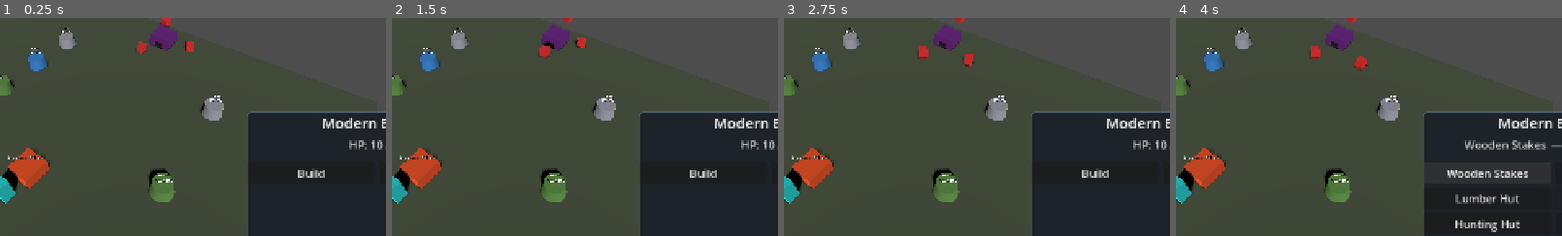
Above: before the commit, frames 1-4 (left to right).
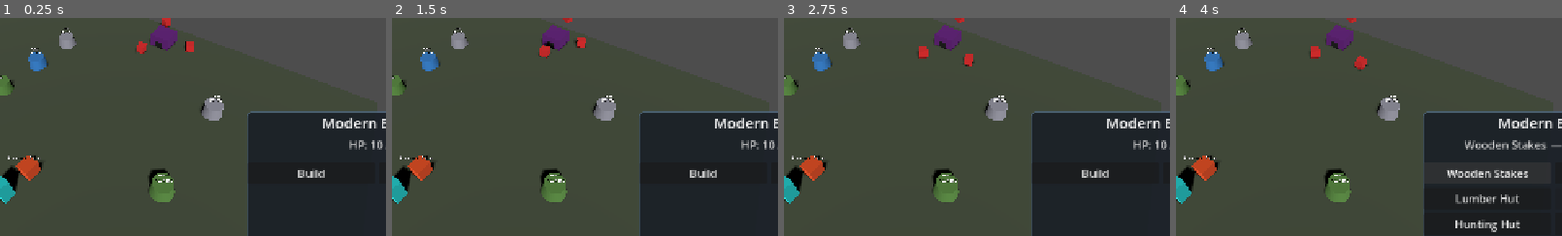
Above: after the commit, the same moments.

Repository: kcokz/dino-td
Game: Godot game, scene res://scenes/Main.tscn
Two runs of this game, one before a commit and one after it. Both use one fixed random seed, a clock stepped at 60 frames per second and the inputs below.
Inputs:
- Up to frame 1 (0.25 s): no input
- Up to frame 2 (1.5 s): click "Speed: 1x" at 0.5 s; click "Speed: 2x" at 1.25 s
- Up to frame 3 (2.75 s): click "Speed: 3x" at 2 s
- Up to frame 4 (4 s): click "Build" at 2.75 s; click "Wooden Stakes" at 3.5 s
The pictures show only the part of the screen within x 34-84%, y 35-85%; the shares and areas given below are measured in that part.

The runs differ from the first frame. In frame 1, 0.7% of the frame differs, in the area x 2-13%, y 59-79%; in frame 2, 0.7%; in frame 3, 0.7%; in frame 4, 0.7%.

Commit message:
fix(ui): centre the ESC menu for real, build in click order, keep the Hero free
Two of these were reported fixed last round and were not. Both had a different
root cause than the one I assumed.

Menu centring
- The panel sat in the corner even after moving it into a CenterContainer,
  because PauseMenu itself was 0x0: set_anchors_preset() recomputes offsets to
  PRESERVE the current rect, so a control that starts empty stays empty and
  everything inside piles up at the origin. set_anchors_and_offsets_preset() is
  the call that fills the parent.
- The test now measures where the panel lands. The old structural check (is the
  panel inside a CenterContainer) passed while the menu was still in the corner.

Build order
- Stamping blueprints with a placement order was not enough: order_build()'s
  guard only refused to retarget a Hero in the BUILDING state, so every new click
  stole him while he was still WALKING to the previous stake, and a row went up
  in reverse. The guard now covers a Hero who already holds an unfinished
  blueprint, whichever of the two states he is in.

Building spacing
- Buildings filled 1.8 of a 2.0 tile, leaving a 0.2 gap against a 0.8-wide Hero,
  so a ring of them could seal him in permanently. Footprint is now derived as
  tile - hero width - clearance, giving a 1.0m lane between neighbours. The
  Hero's own collision width reads the same Config value instead of restating it.

Harvesting
- Clicking a tree stranded the Hero: it pinned the panel, and last round's
  "right-click commands the selection" change then refused his orders. Only the
  player's own buildings take the subject away now; scenery is informational.
- Dropped the harvest button from resource nodes. Right-clicking a tree with the
  Hero selected already harvests it, and that is the gesture players reach for.

439 tests passing.

Co-Authored-By: Claude Opus 5 <noreply@anthropic.com>

Diff:
--- a/scripts/autoload/Config.gd
+++ b/scripts/autoload/Config.gd
@@ -135,6 +135,16 @@
 ## Types offered in the Hero's build menu, in display order.
 ## Buildings absent here exist in BUILDINGS but cannot be placed by the player
 ## (e.g. "core" is spawned by the level; the "ap" kind is dormant since AP was removed).
+## A building never fills its whole tile: the leftover strip guarantees a lane
+## between two neighbours wider than the Hero, so a ring of buildings can never
+## seal him in. Placement stays one-building-per-tile; only the footprint shrinks.
+const BUILDING_CLEARANCE: float = 0.2   # slack beyond the Hero's width, in metres
+
+## Side length of a building's box, in metres.
+static func get_building_footprint() -> float:
+	var hero_w: float = float(HERO.get("width", 0.8))
+	return maxf(0.5, TILE_SIZE - hero_w - BUILDING_CLEARANCE)
+
 const BUILDABLE_TYPES: Array[String] = ["wall", "tower", "lumber_hut", "quarry", "hunting_hut"]
 
 # ==============================================================================
@@ -260,6 +270,7 @@
 	"attack_range": 2.0,          # 攻击距离（米）
 	"provoke_duration": 5.0,      # 挑衅仇恨持续时长（秒）
 	"provoke_radius": 4.0,        # 挑衅仇恨生效半径（米）
+	"width": 0.8,                 # 碰撞体宽度（米）——建筑占地由它推导
 }
 
 ## Presentation sizing. The project renders at a 1280x720 design viewport with
--- a/scripts/core/Main.gd
+++ b/scripts/core/Main.gd
@@ -582,9 +582,12 @@
 	if hud and is_instance_valid(hud) and hud.has_method("show_hint"):
 		hud.show_hint(tr(key))
 
-## True when the Option Panel is resting on the Hero, i.e. he is the unit the
-## player is currently commanding. With nothing selected at all the Hero is still
-## the default subject, so orders work.
+## Whether a right-click should command the Hero.
+##
+## Only one of the player's own buildings takes the subject away from him -- those
+## have their own actions, so clicking a turret to read it must not double as
+## "walk over there". Selecting scenery (a tree, a rock) is purely informational
+## and must not cost the player control, or clicking a tree strands the Hero.
 func _is_hero_selected() -> bool:
 	if hero == null or not is_instance_valid(hero):
 		return false
@@ -592,7 +595,9 @@
 	if panel == null or not is_instance_valid(panel):
 		return true
 	var sel = panel.selected_unit if "selected_unit" in panel else null
-	return sel == null or sel == hero
+	if sel == null or sel == hero or not is_instance_valid(sel):
+		return true
+	return not sel.is_in_group("buildings")
 
 func _get_option_panel() -> Node:
 	if hud and is_instance_valid(hud):
--- a/scripts/entities/Building.gd
+++ b/scripts/entities/Building.gd
@@ -271,7 +271,8 @@
 	if not has_shape:
 		var col = CollisionShape3D.new()
 		var box = BoxShape3D.new()
-		box.size = Vector3(1.8, 1.0, 1.8)
+		var fp: float = _footprint()
+		box.size = Vector3(fp, 1.0, fp)
 		col.shape = box
 		col.position = Vector3(0.0, 0.5, 0.0)
 		add_child(col)
@@ -285,7 +286,8 @@
 	if not has_mesh:
 		var mesh_inst = MeshInstance3D.new()
 		var box_mesh = BoxMesh.new()
-		box_mesh.size = Vector3(1.8, 1.0, 1.8)
+		var fp_m: float = _footprint()
+		box_mesh.size = Vector3(fp_m, 1.0, fp_m)
 		mesh_inst.mesh = box_mesh
 		mesh_inst.position = Vector3(0.0, 0.5, 0.0)
 
@@ -446,3 +448,11 @@
 	if cfg and cfg.has_method("get_build_time"):
 		return float(cfg.get_build_time(building_type))
 	return 2.0
+
+## Side length of this building's box. Derived from Config so the gap between two
+## neighbouring buildings always stays wider than the Hero (see BUILDING_CLEARANCE).
+func _footprint() -> float:
+	var cfg = _get_config()
+	if cfg and cfg.has_method("get_building_footprint"):
+		return float(cfg.get_building_footprint())
+	return 1.0
--- a/scripts/entities/Hero.gd
+++ b/scripts/entities/Hero.gd
@@ -590,7 +590,10 @@
 	if building == null or not is_instance_valid(building):
 		current_state = State.IDLE
 		return
-	if not force and current_state == State.BUILDING and target_building != null and is_instance_valid(target_building) and target_building != building:
+	# A non-forced order must not retarget a Hero who already has a blueprint in
+	# hand. Guarding only the BUILDING state let every fresh click steal him while
+	# he was still WALKING to the previous one, so a row went up in reverse order.
+	if not force and target_building != null and is_instance_valid(target_building) 			and not target_building.is_queued_for_deletion() 			and "is_constructed" in target_building and not target_building.is_constructed 			and target_building != building 			and current_state in [State.BUILDING, State.MOVING]:
 		return
 	target_building = building
 	target_enemy = null
@@ -777,7 +780,11 @@
 		collision_shape = CollisionShape3D.new()
 		collision_shape.name = "CollisionShape3D"
 		var box = BoxShape3D.new()
-		box.size = Vector3(0.8, 1.6, 0.8)
+		var w: float = 0.8
+		var cfg_h = _get_config()
+		if cfg_h and "HERO" in cfg_h:
+			w = float(cfg_h.HERO.get("width", 0.8))
+		box.size = Vector3(w, 1.6, w)
 		collision_shape.shape = box
 		collision_shape.position = Vector3(0.0, 0.8, 0.0)
 		add_child(collision_shape)
--- a/scripts/ui/OptionPanel.gd
+++ b/scripts/ui/OptionPanel.gd
@@ -394,18 +394,11 @@
 			unit_to_demolish.demolish()
 	)
 
+## Resource nodes are scenery, not units: they take no orders. Right-clicking one
+## while the Hero is selected already sends him to harvest it, so a button here
+## would only be a second, slower way to do the same thing.
 func _populate_resource_buttons() -> void:
-	var is_depleted: bool = false
-	if "is_depleted" in selected_unit:
-		is_depleted = bool(selected_unit.is_depleted)
-
-	if not is_depleted:
-		_create_action_button(TranslationServer.translate("CMD_HARVEST"), func():
-			var hero = _get_hero()
-			if hero and is_instance_valid(hero) and hero.has_method("order_harvest") and is_instance_valid(selected_unit):
-				hero.order_harvest(selected_unit)
-				action_triggered.emit("harvest", selected_unit)
-		)
+	pass
 
 func _trigger_build(type_id: String) -> void:
 	build_option_selected.emit(type_id)
--- a/scripts/ui/PauseMenu.gd
+++ b/scripts/ui/PauseMenu.gd
@@ -138,14 +138,14 @@
 # ==============================================================================
 
 func _ensure_components() -> void:
-	set_anchors_preset(Control.PRESET_FULL_RECT)
+	set_anchors_and_offsets_preset(Control.PRESET_FULL_RECT)
 	mouse_filter = Control.MOUSE_FILTER_STOP
 
 	if find_child("Dimmer", true, false) == null:
 		var dimmer := ColorRect.new()
 		dimmer.name = "Dimmer"
 		dimmer.color = Color(0.0, 0.0, 0.0, 0.55)
-		dimmer.set_anchors_preset(Control.PRESET_FULL_RECT)
+		dimmer.set_anchors_and_offsets_preset(Control.PRESET_FULL_RECT)
 		dimmer.mouse_filter = Control.MOUSE_FILTER_IGNORE
 		add_child(dimmer)
 
@@ -157,7 +157,7 @@
 	if centerer == null:
 		centerer = CenterContainer.new()
 		centerer.name = "Centerer"
-		centerer.set_anchors_preset(Control.PRESET_FULL_RECT)
+		centerer.set_anchors_and_offsets_preset(Control.PRESET_FULL_RECT)
 		centerer.mouse_filter = Control.MOUSE_FILTER_IGNORE
 		add_child(centerer)
 
--- a/tests/test_v02_followups.gd
+++ b/tests/test_v02_followups.gd
@@ -875,10 +875,106 @@
 	menu.open()
 	await wait_frames(2)
 
-	assert_not_null(menu.centerer, "The menu centres its panel with a CenterContainer")
-	assert_not_null(menu.panel, "The menu has a panel")
-	assert_eq(menu.panel.get_parent(), menu.centerer,
-		"The panel sits inside the centring container, not anchored to a corner")
+	# Measure where it actually lands. The structural check (panel inside a
+	# CenterContainer) passed while the menu still sat in the corner, because the
+	# menu itself was 0x0: set_anchors_preset() recomputes offsets to PRESERVE the
+	# current rect, so a control that starts empty stays empty.
+	var view: Vector2 = menu.get_viewport_rect().size
+	assert_gt(menu.size.x, 0.0, "The menu Control fills its parent rather than collapsing to 0x0")
+	assert_almost_eq(menu.size.x, view.x, 1.0, "Menu spans the viewport width")
+	assert_almost_eq(menu.size.y, view.y, 1.0, "Menu spans the viewport height")
+
+	var centre: Vector2 = menu.panel.global_position + menu.panel.size * 0.5
+	assert_almost_eq(centre.x, view.x * 0.5, 2.0, "Panel is horizontally centred")
+	assert_almost_eq(centre.y, view.y * 0.5, 2.0, "Panel is vertically centred")
 	assert_not_null(menu.find_child("Dimmer", true, false),
 		"A dimmed backdrop makes the menu read as a modal layer")
 	menu.close()
+
+# ==============================================================================
+# 12. Trapping, scenery selection, and the walking-Hero retarget bug
+# ==============================================================================
+
+func test_43_buildings_leave_a_lane_wider_than_the_hero() -> void:
+	# Two buildings on neighbouring tiles must leave a gap the Hero fits through,
+	# otherwise a ring of them seals him in with no way out.
+	var tile: float = float(config_node.TILE_SIZE)
+	var footprint: float = float(config_node.get_building_footprint())
+	var hero_w: float = float(config_node.HERO.get("width", 0.8))
+	var gap: float = tile - footprint
+
+	assert_gt(gap, hero_w, "The lane between two neighbouring buildings is wider than the Hero")
+	assert_almost_eq(gap - hero_w, float(config_node.BUILDING_CLEARANCE), 0.001,
+		"The slack is exactly the configured clearance")
+
+	# And the entity actually uses it, rather than restating a size of its own.
+	var wall_script: GDScript = load("res://scripts/entities/Wall.gd")
+	var wall = wall_script.new()
+	_cleanup_nodes.append(wall)
+	tree.root.add_child(wall)
+	await wait_frames(1)
+	var shape: CollisionShape3D = null
+	for child in wall.get_children():
+		if child is CollisionShape3D:
+			shape = child
+			break
+	assert_not_null(shape, "A building has a collision shape")
+	assert_almost_eq(shape.shape.size.x, footprint, 0.001, "Its footprint comes from Config")
+
+func test_44_clicking_scenery_does_not_strand_the_hero() -> void:
+	var main_packed: PackedScene = load("res://scenes/Main.tscn")
+	var main = main_packed.instantiate()
+	_cleanup_nodes.append(main)
+	tree.root.add_child(main)
+	await wait_frames(2)
+	var panel = main._get_option_panel()
+
+	# A tree is scenery: reading it must not cost the player control of the Hero.
+	var node = resource_node_script.new("wood", Vector2i.ZERO)
+	_cleanup_nodes.append(node)
+	tree.root.add_child(node)
+	await wait_frames(1)
+	panel._on_unit_selected(node)
+	assert_true(main._is_hero_selected(), "Selecting a tree leaves the Hero commandable")
+
+	# One of the player's own buildings does take the subject away.
+	var tower_script: GDScript = load("res://scripts/entities/Tower.gd")
+	var tower = tower_script.new()
+	_cleanup_nodes.append(tower)
+	tree.root.add_child(tower)
+	await wait_frames(1)
+	panel._on_unit_selected(tower)
+	assert_false(main._is_hero_selected(), "A selected building does take the subject")
+
+func test_45_trees_offer_no_redundant_harvest_button() -> void:
+	var panel = option_panel_script.new()
+	_cleanup_nodes.append(panel)
+	tree.root.add_child(panel)
+	var node = resource_node_script.new("wood", Vector2i.ZERO)
+	_cleanup_nodes.append(node)
+	tree.root.add_child(node)
+	await wait_frames(1)
+
+	panel._on_unit_selected(node)
+	assert_eq(panel.button_container.get_child_count(), 0,
+		"A tree carries no command buttons; right-click already harvests it")
+
+func test_46_a_new_click_does_not_steal_a_hero_already_walking_to_a_blueprint() -> void:
+	var main_packed: PackedScene = load("res://scenes/Main.tscn")
+	var main = main_packed.instantiate()
+	_cleanup_nodes.append(main)
+	tree.root.add_child(main)
+	await wait_frames(2)
+
+	game_state_node.resources["wood"] = cost_of("wall") * 4
+	main.on_build_selected("wall")
+
+	var first = main.try_place_at_cell(Vector2i(9, 9))
+	assert_not_null(first, "First stake placed")
+	# He is walking to it, not yet building it -- the state the old guard missed.
+	assert_eq(int(main.hero.current_state), int(hero_script.State.MOVING), "Hero sets off towards it")
+
+	var second = main.try_place_at_cell(Vector2i(3, 3))
+	assert_not_null(second, "Second stake placed")
+	assert_eq(main.hero.target_building, first,
+		"A stake clicked while he is still walking must not steal him from the first")
Not shown, changed: VERSION.md
